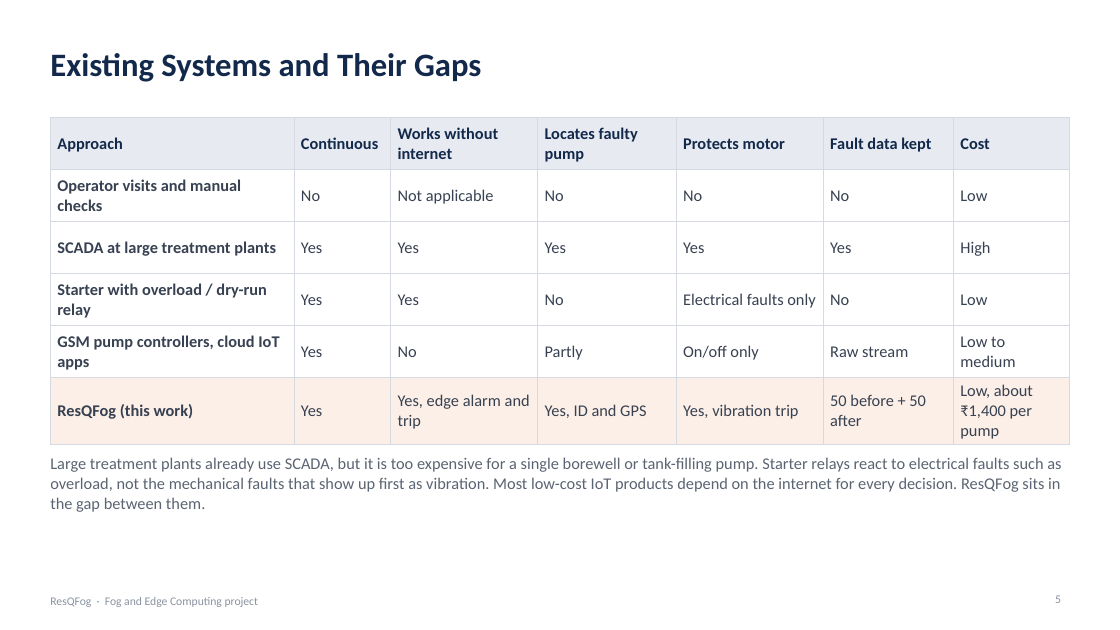
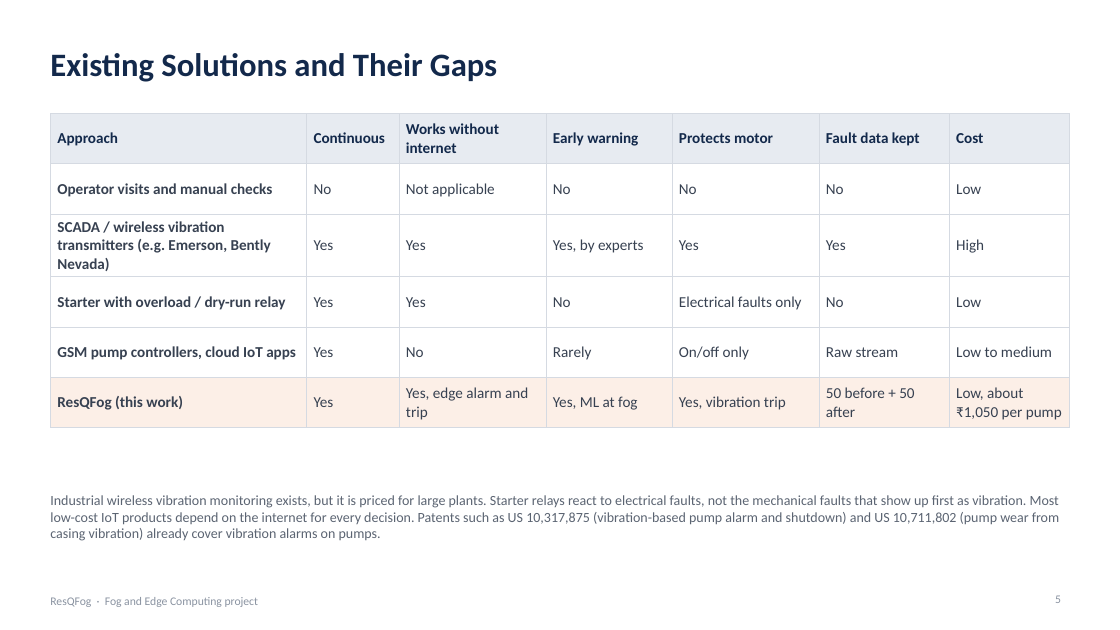
Before and after one commit to Arush-O7/ResQFog, a slide deck: slide 5 of docs/ResQFog_Final_Presentation.pptx. Drawn at 1120x630 pixels with LibreOffice and Linux fonts; fonts in the diff are those of the drawing. Boxes give left, top, right and bottom in pixels: in the first picture for what was removed or moved away, otherwise in the second. Text is boxed around its words. In the diff, an @@ line names an element or a change of style, - is before the commit and + after.

```diff
--- a/docs/ResQFog_Final_Presentation.pptx
+++ b/docs/ResQFog_Final_Presentation.pptx
@@ title at (x1=50, y1=53, x2=497, y2=82): text changed @@
-Existing Systems and Their Gaps
+Existing Solutions and Their Gaps
@@ table at (x1=50, y1=113, x2=1070, y2=424) @@
-row 1, column 4: Locates faulty pump
+row 1, column 4: Early warning
-row 3, column 1: SCADA at large treatment plants
+row 3, column 1: SCADA / wireless vibration transmitters (e.g. Emerson, Bently Nevada)
-row 3, column 4: Yes
+row 3, column 4: Yes, by experts
-row 5, column 4: Partly
+row 5, column 4: Rarely
-row 6, column 4: Yes, ID and GPS
+row 6, column 4: Yes, ML at fog
-row 6, column 7: Low, about ₹1,400 per pump
+row 6, column 7: Low, about ₹1,050 per pump
@@ size 14 to 13 pt in "Approach", "Continuous", "Works without internet", "Protects motor" and 32 more places @@
@@ table resized from (x1=50, y1=118, x2=1070, y2=443) to (x1=50, y1=113, x2=1070, y2=424) @@
@@ text at (x1=50, y1=495, x2=1059, y2=541): text changed; size 14 to 12 pt @@
-Large treatment plants already use SCADA, but it is too expensive for a single borewell or tank-filling pump. Starter relays react to electrical faults such as overload, not the mechanical faults that show up first as vibration. Most low-cost IoT products depend on the internet for every decision. ResQFog sits in the gap between them.
+Industrial wireless vibration monitoring exists, but it is priced for large plants. Starter relays react to electrical faults, not the mechanical faults that show up first as vibration. Most low-cost IoT products depend on the internet for every decision. Patents such as US 10,317,875 (vibration-based pump alarm and shutdown) and US 10,711,802 (pump wear from casing vibration) already cover vibration alarms on pumps.
```
Also in this commit, not shown: 14 other slides changed, 6 slides added, 9 slides removed, 7 other files.
